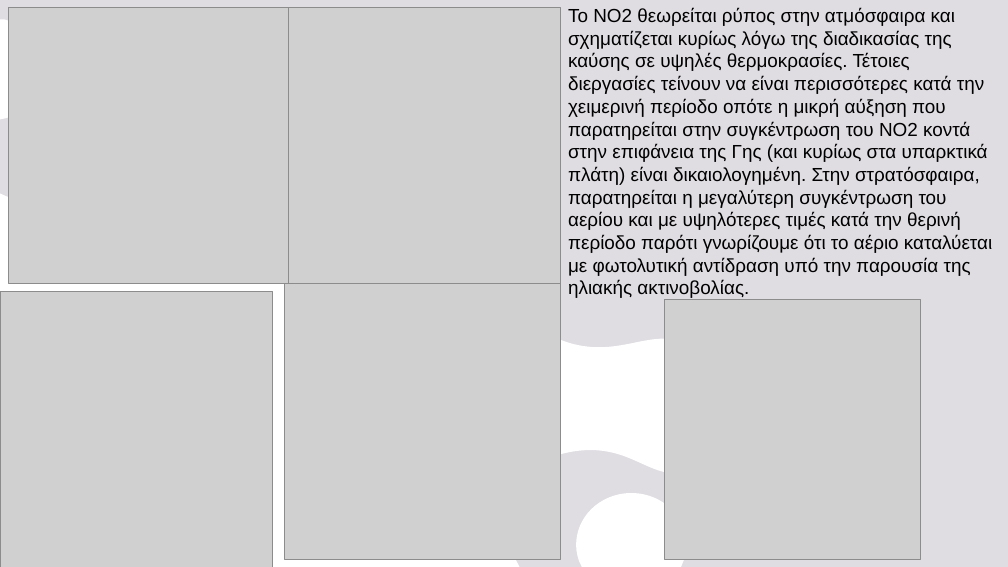
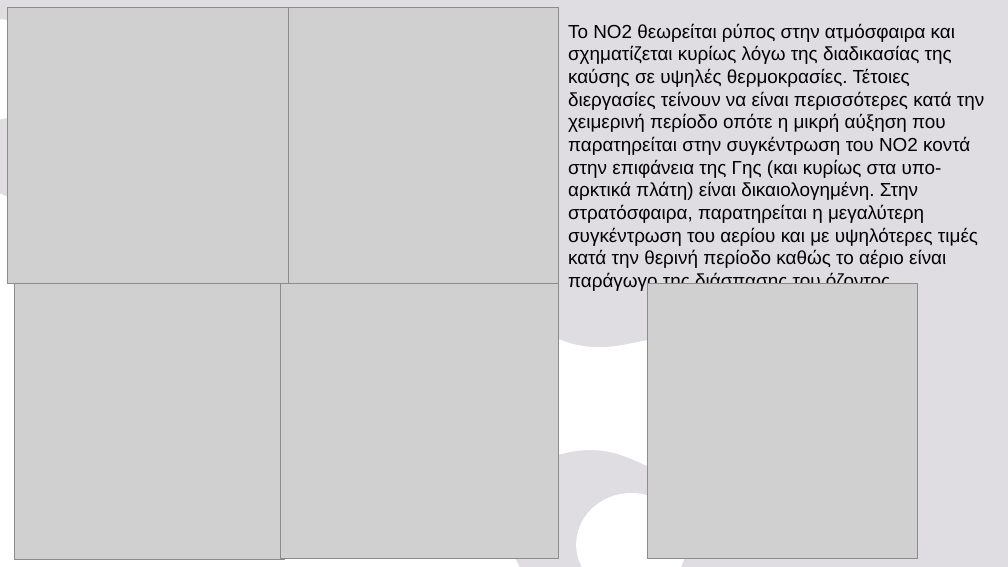
Before and after one commit to nadezsha/MSc---Applied-Meteorology-and-Environmental-Physics, a slide deck: slide 10 of Radiation and Atmosphere Interaction/Report 0/ΕργασίαΜηδέν.pptx (slide 7 before the commit). Drawn at 1008x567 pixels with LibreOffice and Linux fonts; fonts in the diff are those of the drawing; grey boxes stand for pictures. Boxes give left, top, right and bottom in pixels: in the first picture for what was removed or moved away, otherwise in the second. Text is boxed around its words. In the diff, an @@ line names an element or a change of style, - is before the commit and + after.

```diff
--- a/Radiation and Atmosphere Interaction/Report 0/ΕργασίαΜηδέν.pptx
+++ b/Radiation and Atmosphere Interaction/Report 0/ΕργασίαΜηδέν.pptx
@@ text at bbox=[568, 23, 984, 284]: text changed @@
-Το ΝΟ2 θεωρείται ρύπος στην ατμόσφαιρα και σχηματίζεται κυρίως λόγω της διαδικασίας της καύσης σε υψηλές θερμοκρασίες. Τέτοιες διεργασίες τείνουν να είναι περισσότερες κατά την χειμερινή περίοδο οπότε η μικρή αύξηση που παρατηρείται στην συγκέντρωση του ΝΟ2 κοντά στην επιφάνεια της Γης (και κυρίως στα υπαρκτικά πλάτη) είναι δικαιολογημένη. Στην στρατόσφαιρα, παρατηρείται η μεγαλύτερη συγκέντρωση του αερίου και με υψηλότερες τιμές κατά την θερινή περίοδο παρότι γνωρίζουμε ότι το αέριο καταλύεται με φωτολυτική αντίδραση υπό την παρουσία της ηλιακής ακτινοβολίας.
+Το ΝΟ2 θεωρείται ρύπος στην ατμόσφαιρα και σχηματίζεται κυρίως λόγω της διαδικασίας της καύσης σε υψηλές θερμοκρασίες. Τέτοιες διεργασίες τείνουν να είναι περισσότερες κατά την χειμερινή περίοδο οπότε η μικρή αύξηση που παρατηρείται στην συγκέντρωση του ΝΟ2 κοντά στην επιφάνεια της Γης (και κυρίως στα υπο-αρκτικά πλάτη) είναι δικαιολογημένη. Στην στρατόσφαιρα, παρατηρείται η μεγαλύτερη συγκέντρωση του αερίου και με υψηλότερες τιμές κατά την θερινή περίοδο καθώς το αέριο είναι παράγωγο της διάσπασης του όζοντος.
@@ picture: place and size @@
-picture at bbox=[0, 291, 273, 567]
+picture at bbox=[14, 284, 285, 560]
@@ picture: place and size @@
-picture at bbox=[664, 300, 920, 560]
+picture at bbox=[647, 284, 918, 560]
```
Also in this commit, not shown: 10 other slides changed, 6 slides added.
